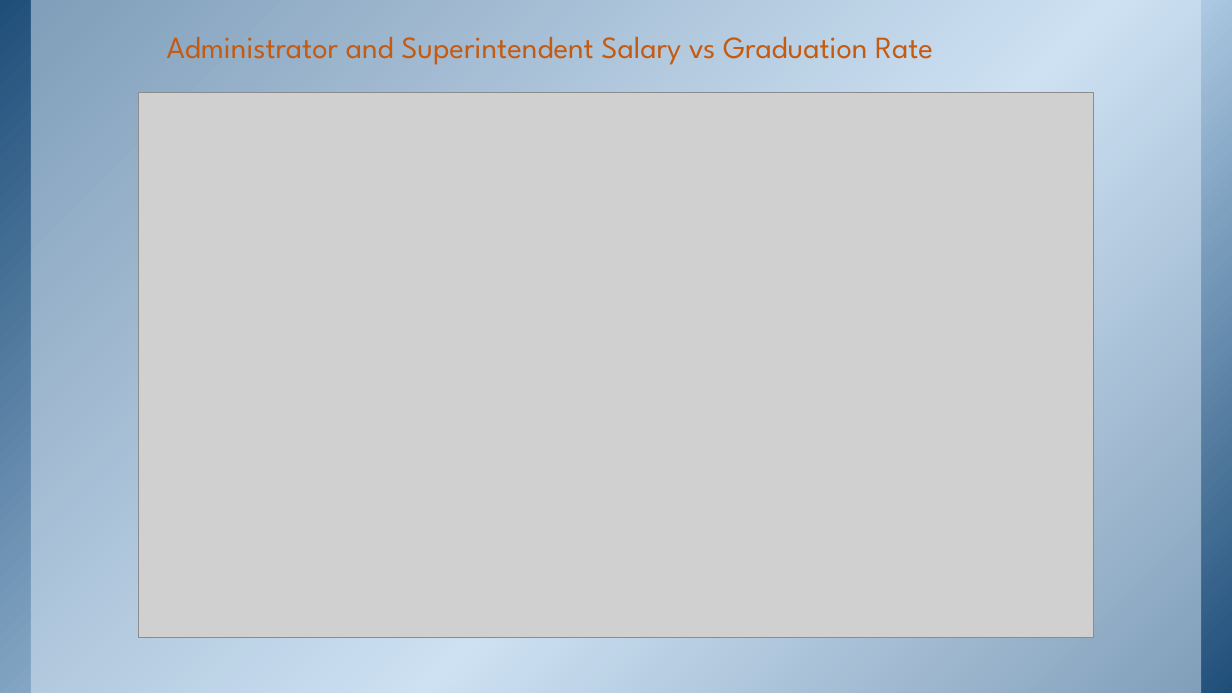
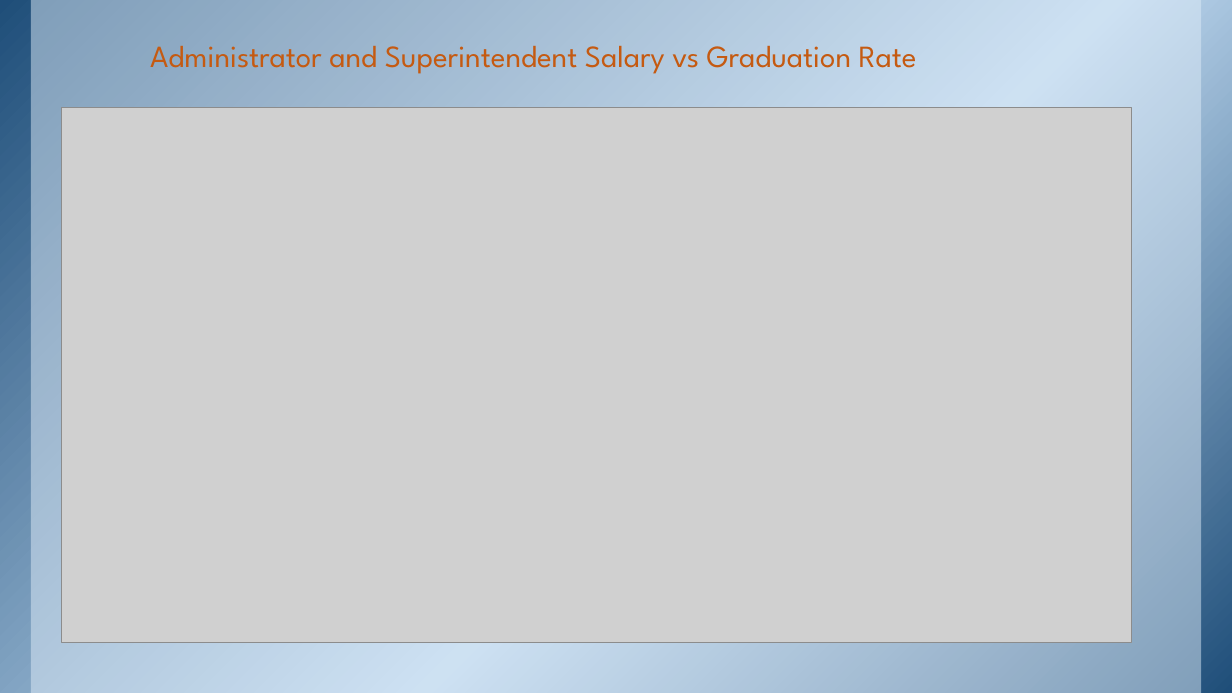
Before and after one commit to fab5-rutgers/first_project, a slide deck: slide 11 of Factors Contributing to Graduation Rates in New Jersey.pptx (slide 10 before the commit). Drawn at 1232x693 pixels with LibreOffice and Linux fonts; fonts in the diff are those of the drawing; grey boxes stand for pictures; background and template pictures are left out. Boxes give left, top, right and bottom in pixels: in the first picture for what was removed or moved away, otherwise in the second. Text is boxed around its words. In the diff, an @@ line names an element or a change of style, - is before the commit and + after.

```diff
--- a/Factors Contributing to Graduation Rates in New Jersey.pptx
+++ b/Factors Contributing to Graduation Rates in New Jersey.pptx
@@ text "Administrator and Superintendent Salary vs ...": place and size @@
-text "Administrator and Superintendent Salary vs ..." at (167,36,933,65)
+text "Administrator and Superintendent Salary vs ..." at (150,45,917,74)
@@ picture: place and size @@
-picture at (139,92,1093,637)
+picture at (61,108,1131,643)
```
Also in this commit, not shown: 8 other slides changed, 2 slides added, 1 slide removed, 2 other files.
